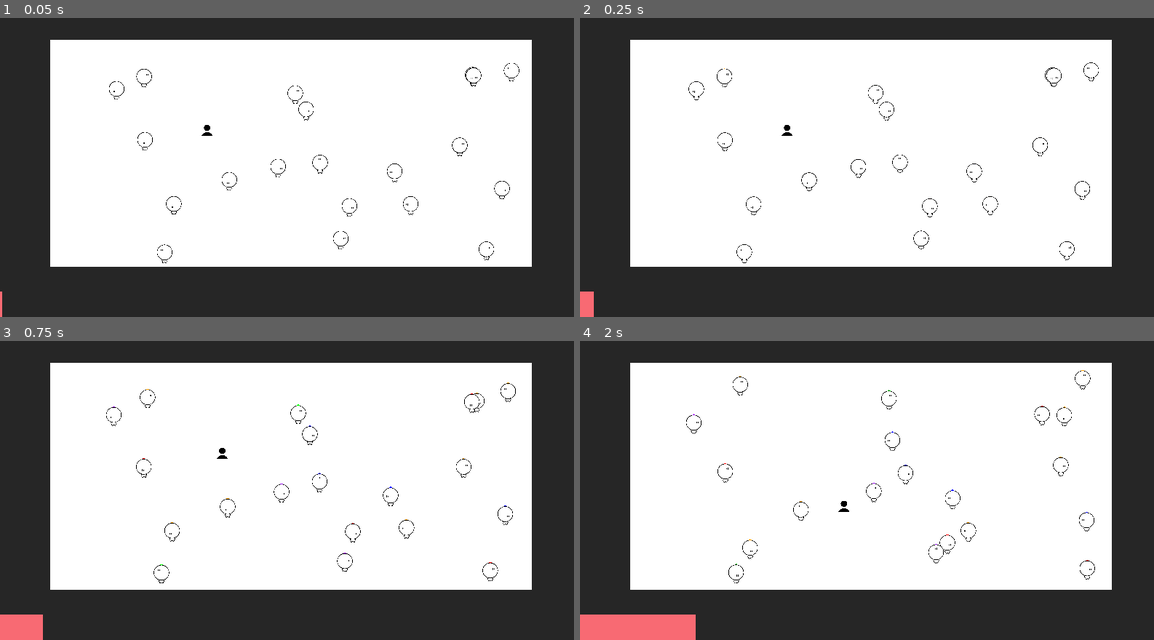
Above: before the commit, frames 1-4 (two rows, left to right).
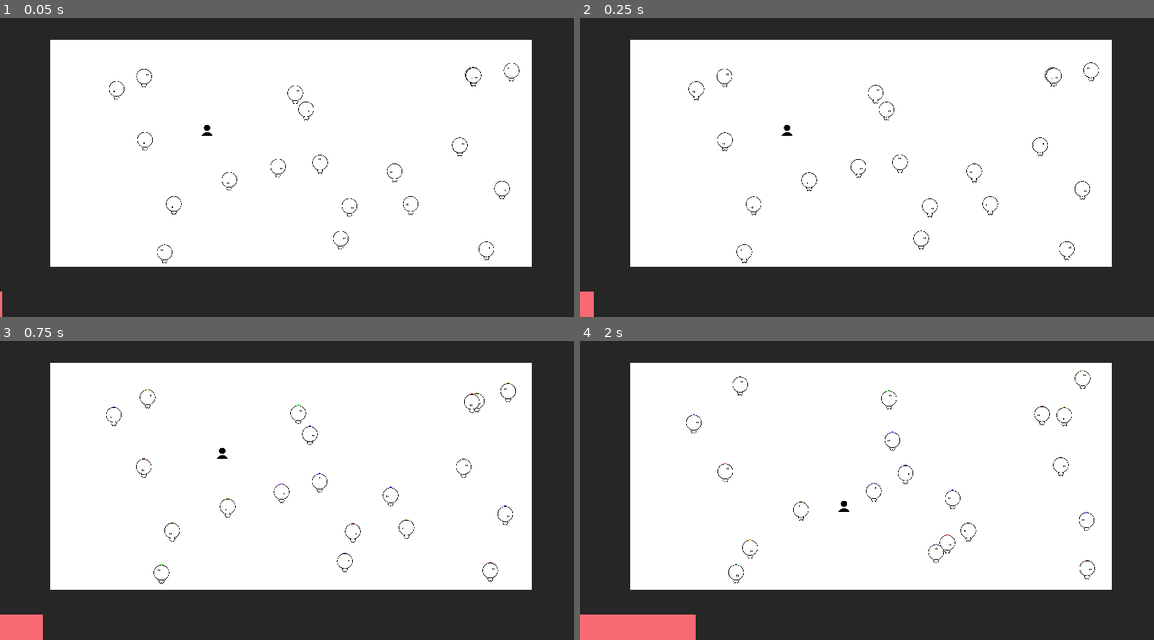
Above: after the commit, the same moments.

Repository: haihala/mankind-knew
Game: Godot game, scene res://world.tscn
Same seed, same stepped clock (60 frames per second), same inputs: the game is played once before the commit and once after it.
Inputs:
- Up to frame 1 (0.05 s): no input
- Up to frame 2 (0.25 s): no input
- Up to frame 3 (0.75 s): hold D (move_right) from 0.53 s (still down)
- Up to frame 4 (2 s): release D (move_right) at 1.28 s; hold S (move_down) from 1.28 s (still down)

Frame 1 is identical in both runs. In frame 2, less than 0.1% of the frame differs, in the area x 19-90%, y 19-82%; in frame 3, less than 0.1%; in frame 4, less than 0.1%, in the area x 19-89%, y 15-82%.

Commit message:
Adjust npc animation

Diff:
--- a/godot-project/npc.tscn
+++ b/godot-project/npc.tscn
@@ -13,15 +13,15 @@
 [sub_resource type="SpriteFrames" id="SpriteFrames_tlt4c"]
 animations = [{
 "frames": [{
-"duration": 1.0,
+"duration": 2.0,
 "texture": ExtResource("5_1qpc0")
 }, {
-"duration": 2.0,
+"duration": 3.0,
 "texture": ExtResource("6_3r1ct")
 }],
 "loop": true,
 "name": &"default",
-"speed": 5.0
+"speed": 15.0
 }]
 
 [sub_resource type="ShaderMaterial" id="ShaderMaterial_a78gt"]
@@ -111,7 +111,6 @@
 [node name="Outline" type="Sprite2D" parent="BeliefVisualizer/Belief1"]
 z_index = -1
 material = SubResource("ShaderMaterial_plwf0")
-scale = Vector2(1, 1)
 texture = SubResource("CanvasTexture_mpo78")
 
 [node name="Belief2" type="Node2D" parent="BeliefVisualizer"]
